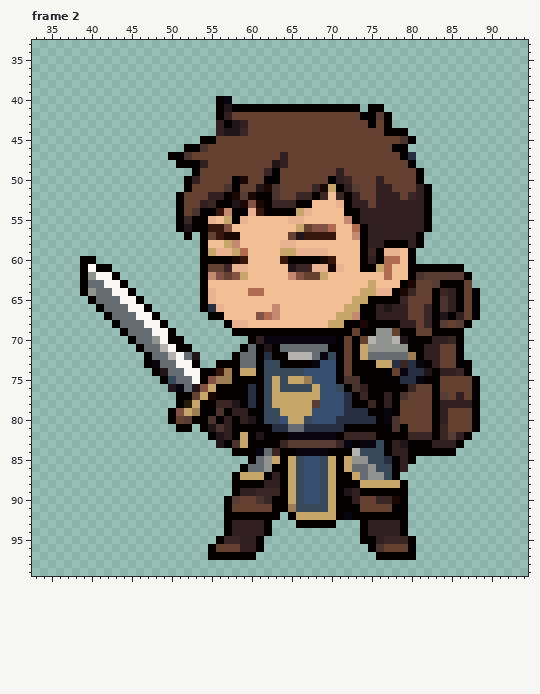
One commit to this pixel-art file: ArtSource/SelectionExpansion/Motion/Production/guild_swordsman/idle/source.aseprite. This is how it looked before the edit.
128x104 pixels, 9 frames. Colours within 5 levels of each other are drawn and written as one. Shown: frame 2: x 33..94, y 33..99. The old version is drawn lined up with the new one, on the new canvas. The commit also changed other frames, which this record leaves out.
The result:
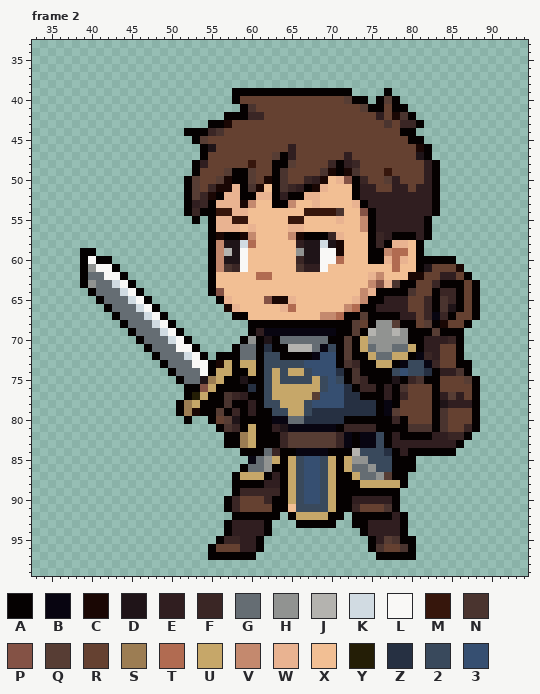
Palette (. is transparent): A #050101  B #080511  C #1a0704  D #1f1418  E #301e20  F #3a2625  G #656d73  H #919391  J #b4b3af  K #d1dbe2  L #f9f8f6  M #36160c  N #4a342f  P #845245  Q #573d34  R #654131  S #9c7d53  T #b16b51  U #c6a769  V #c4896e  W #e9b391  X #f2bf94  Y #241e06  Z #263042  2 #39495c  3 #364f71
The edit:
canvas 128x104 -> 128x112, the old top-left corner now at 0,-2 (the part of the old canvas that was cut away was empty and is not shown)
--- frame 2
@@ x 33..94 @@
  38 ..............................................................
- 39 ..............................................................
- 40 .......................AB.....................................
- 41 .......................ADAAAAAAAAAAAAAAAA.AA..................
- 42 .......................AERRRRRRRRRRRRRRRRAAQA.................
- 43 .......................EADERRRRRRRRRRRRRRRARA.................
- 44 .......................EDDFRRRRRRRRRRRRRRRRRAAA...............
- 45 .....................AARRRRRRRRRRRRRRRRRRRRRRRNA..............
- 46 ...................AANRRRRRRRRRRRRRRRRRRRRRRRAA...............
- 47 .................AANRRRRRRRRRRRERRRRRRRRRRRRRRAZ..............
- 48 ..................AAAERRRRRRRRDERRRRRRRRRRRRRRRA..............
- 49 ....................ARRRRRRRRFARRRRRRRERRRRRRRRRA.............
- 50 ...................AERRRRACRRAARRRRRRAEFRRRERRRRA.............
- 51 ...................ARRRRNARRDCNRRRRFCUAEQRREERRREA............
- 52 ..................ARRREEACQCAANRRFFAFXFAERREEERFEA............
- 53 ..................ARREFAADCPCAFFFAAXXXWAEEREEEEEEA............
- 54 ..................ARNAAMVAAWMAAAAUWXXXXAAEEEEEEEEA............
- 55 ..................AFAAWXUAWXXXXXWWXXXXXVAEEEEEEEEA............
- 56 ..................ADAAMMPXXXXXXXXURPPTXXTAEEEEEEEA............
- 57 ...................A.ARMCCXXXXXXRDMMMMXXVAEEEEEEA.............
- 58 .....................AXXUVXXXXXWWXXXXXXXXAEEAAAEA.............
- 59 .....................AUWWUTXXXXUUWWWWXXXXAFAWWXA..............
- 60 ......AA.............AAAACMXXXXMAAAACMXXXAEATTXA..............
- 61 ......ALAA...........ARRFWWXXXXXDFFWWCWXXAAUTXXAAAAAAA........
- 62 ......AHLLA..........AVPRPUXXXXXVPRRUXXXXXXXTXXANQQQQQA.......
- 63 ......AGGLLA.........AXXXXXXXXXXXXXXXXXXXXUXXXACRRQAAAR.......
- 64 ......AHGGLLA........AWXXXXTTXXXXXXXXXXXXUUWWACFRRAFEARA......
- 65 .......AGGGLLA.......AWXXXXXXXXXXXXXXXXXUUAAAAFRRRANEARA......
- 66 ........AGGGLLA......AZWXXXXXXVXXXXXXXXUUAAEDEERRFANEARA......
- 67 .........AGGGLLA......AAXXXXPTVXXXXXXXUUVAAEEEERRFADAERA......
- 68 ..........AGGGLLA.......AWWXXXXXXXXXXUUAACAAAAEERFAQRQA.......
- 69 ...........AGGGLLA.......AAAAAAAAAAAAAAARAAHHRAARRAAAA........
- 70 ............AGGHLAA........AEBBBBBBBBBARARJHHJDAAAEEFA........
- 71 .............AGGJLAA......AGADAGGGGGGAARAUHHHHHAAEERRA........
- 72 ..............AGGJLGD....AGGAZAAJJJGB2ARAUGGGGGSAEERRA........
- 73 ..............ABGGLLA..AAAGGA22AAAAB33ARAAAUUZFZBAERRAA.......
- 74 ...............ADGGLLAAMSAUUA222223333ARAAAAARBZZDAEEFA.......
- 75 ................A2GGLAPSSAAAA2U2UUS333ANNAAAAAZZBAARRRRA......
- 76 .................DBGDPUAAAAZA2U2222U332ANEAAAAAFRRARRRRA......
- 77 ..................AARUCAAAAZA2UUUUUU333ZAFAAEANRRRAQRERA......
- 78 ..................AYUAAFFDAZA2UUUUUQ333ZAAFAEARRRRAEEEEA......
- 79 .................APUSAANAEEAA22UUUU3333ZZZAABARRRRAERRRA......
- 80 .................ARQAANAEAEDA223UU2333ZZZZZABNRRRRAERRRA......
- 81 ..................AA.ADNEAAAAAZZGGZZZZZAAAAAANARRRAFRRRA......
- 82 ......................ADEAUADAAABBBBBBAFFFFAAAAFFFAFQEA.......
- 83 .......................DANUAAAAFQQQQQQFBABB2AEDAAAEEEA........
- 84 .........................AAABGFAABBBBAAAJ222AEEAAAAAA.........
- 85 ...........................AGHUAU2332UAUHH22ZAEA..............
- 86 ..........................AGGHAAU2332UAUGGH22AE...............
- 87 .........................AUUUAEAU2332UAAUGHH2A................
+ 39 .........................AAAAAAAAAAAAAAA....A.................
+ 40 .........................ARRRRRRRRRRRRRQAA.AQA................
+ 41 ..........................ANRRRRRRRRRRRRRQAARAA...............
+ 42 ........................AAAFFRRRRRRRRRRRRRRERCNA..............
+ 43 ......................AACRRRRRRRRRRRRRRRRRRRNRFFA.............
+ 44 ...................AAAFNRRRRRRRRRRRRRRRRRRRRRRAA..............
+ 45 ....................AQRRRRRRRRRRRRRRRRRRRRRRRRRAA.............
+ 46 .....................ADRRRRRRRRRERRRRRRRRRRRRRRRCA............
+ 47 .....................ARRRRRRRRQAERRRRRRERRRRRRRRDA............
+ 48 ....................AERRRRRMRRAAQRRRRFAEFRRRRRRRREA...........
+ 49 ....................ARRRQAAQRRANRRRRNCACNRRRMRRRREA...........
+ 50 ...................AQRRQCAAQRCANRRFECXWPAFRRQERRREA...........
+ 51 ...................AQRFCCWANCXANFEACWXXXAEERREEREEA...........
+ 52 ...................AQFCAWWAAWWAEAAWWXXXXAEEEEEEEEEA...........
+ 53 ...................AEFAWWWCVXXAAVXXWXXXXWAEEEEEEEEA...........
+ 54 ...................AFAAMMWWXXXXXXXMMMMNXXPAEEEEEEEA...........
+ 55 ....................A.AWWMMXXXXXMMXXXXWXXVAEEEEEEA............
+ 56 ......................AWWWXWXXXXWWXXXXXXXVAEEEEEEA............
+ 57 ......................ACAACVXXXXVCAAAFWXXXAFEAAAEA............
+ 58 ......................AVDDKTXXXXXEDDKDCXXXAFAWWXA.............
+ 59 ......AA..............AVJDLXXXXXXHDDLLCXXXAAVTTXA.............
+ 60 ......ALAA............AVDDLXXXXXXFDDLLTXXXAAWTWXAAAAA.........
+ 61 ......AHLLA...........AVNFLXXXXXXNEELXXXXXXXXTXXADRRRC........
+ 62 ......AGGLLA..........AXXXXXTTXXXXXXXXXXXXWVXXXCCRREERA.......
+ 63 ......AHGGKLA.........AXXXXXXXXXXXXXXXXXXXVPWNAARRFAAARA......
+ 64 .......AGGGKLA........APXXXXXXXXXXXXXXXXXVWAAAANRRAFFARA......
+ 65 ........AGGGKLA........AWXXXXPCCWXXXXXXXWVAAEEERRFANFARA......
+ 66 .........AGGGKLA........CWXXXXXWTXXXXXXVTAAEEEERRFANDARA......
+ 67 ..........AGGGKLA........AAXXXXXXXXXVVTAAQAAAAEERFBFARRA......
+ 68 ...........AGGGKLA.........AAAAAAAAAAAAAQRAHHQAARQACRRA.......
+ 69 ............AGGGKLA........AEBBBBBBBBBAAQAJHHJHAAAQAAA........
+ 70 .............AGGGKLA......AHADAGGGGGGAAQAUHHHHHAAEEEFA........
+ 71 ..............AGGGLLA....AGGAZAAJJJGB2AQAUGHHGGUAEERRA........
+ 72 ...............AGGGKLA.AAAGGA22AAAAB33AQAAUGGUUABFERRA........
+ 73 ................AGGGLLACUAUUA222223333ANFAAUUAB22BFRRAA.......
+ 74 .................AGGGLAUUAAUA2U2UU2333ZANAAAA2322ZAEENA.......
+ 75 ..................AGGDSUAADAA2U2222U232ANFAAADAFNAARRRQA......
+ 76 ...................AAPUAAAAZA2UUUUUU233ZAFFAEANRRRARRRRA......
+ 77 ...................AYUAANFEAA2UUUUUQ333ZZAAAEAFRRRAEQERA......
+ 78 ..................ASUAAANAAEA22UUU23333ZZZZABARRRRADEEEA......
+ 79 ..................ASCAAQAFAEAA22UU2ZZZZZZZZABQRRRRANRRRA......
+ 80 ...................A..ARQDAAAABBGGZZZZZAAAAAAFARRRANRRRA......
+ 81 .......................ANFAUAAEDBBBBBBAFFFFAAAANNNANRRFA......
+ 82 ........................AASUAAAFQQQQQQFBABB2AEAAAAEEFFA.......
+ 83 ........................AASUAAAFQQQQQQFBABB2AEEEEEEEEA........
+ 84 ..........................AAAGFAABBBBAAAJ222ZAEAAAAAA.........
+ 85 ...........................BGHUAU2332UAUHH222AAA..............
+ 86 ..........................AGGHAAU2332UAUGGH22AAA..............
+ 87 .........................AUUUAEAU2332UAAUGGHQAA...............
  88 .........................AAAAEEAU2332UAAAUUUUUA...............
- 89 .........................AEEFFFAU2332UADEAAAAAA...............
- 90 ........................AQRRNFAAU2332UAAERRFFCA...............
- 91 ........................ARRRRRAAS2222UAAARRRRAA...............
- 92 ........................AAAAAAA.AUUUUUABAAAAAAA...............
- 93 ........................AEEEEA...AAAAA...AEEEEA...............
+ 89 .........................AFFFFFAU2332UAAAAAAAA................
+ 90 ........................AFRRRFAAU2332UAAEEEEEA................
+ 91 ........................AFRRRRAAX2222UAAFRRRNA................
+ 92 .........................AAAAAA.AUUUUAA.AAAAAEA...............
+ 93 ........................AEEEEA...AAAAA..AAEEEEA...............
  94 ........................AEEEEA...........AEEEEA...............
- 95 .......................AFFEEA............AAEFFFA..............
- 96 ......................ARRREEA.............ANRRRA..............
+ 95 .......................AFFEEA.............AEQNAA..............
+ 96 ......................ARRREEA.............ANRRNA..............
  97 ......................AAAAAA...............AAAAA..............
Where, in picture pixels (left, top, right, bottom), the same in both pictures:
changed: (80, 88, 480, 552)
